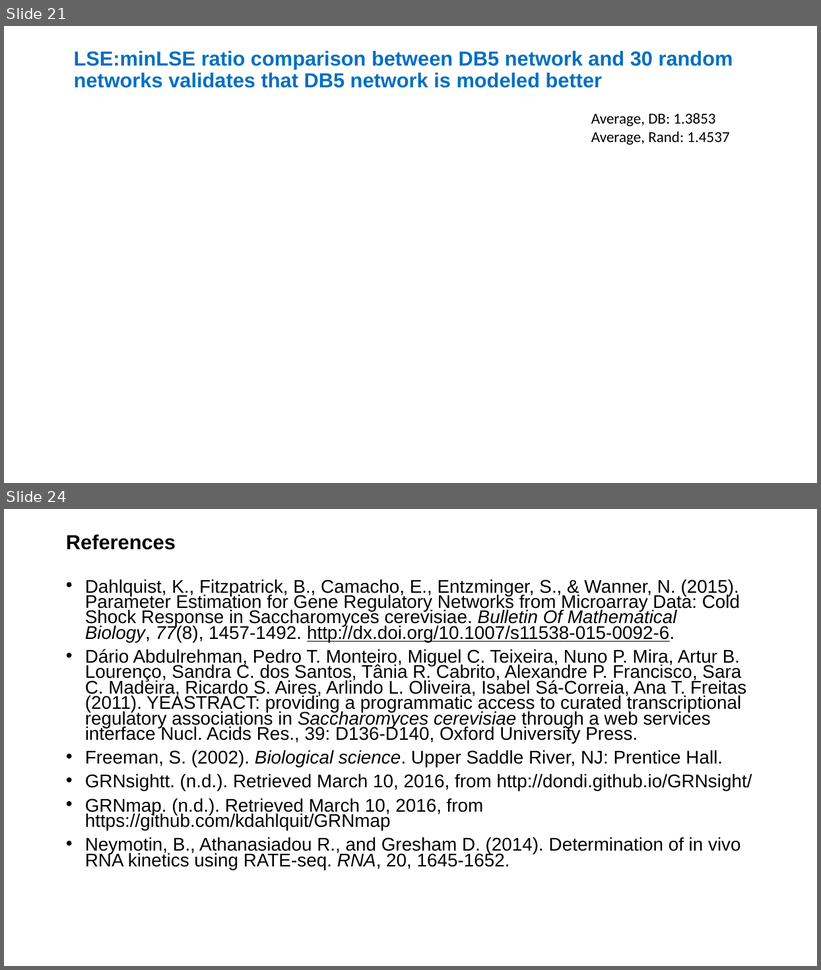
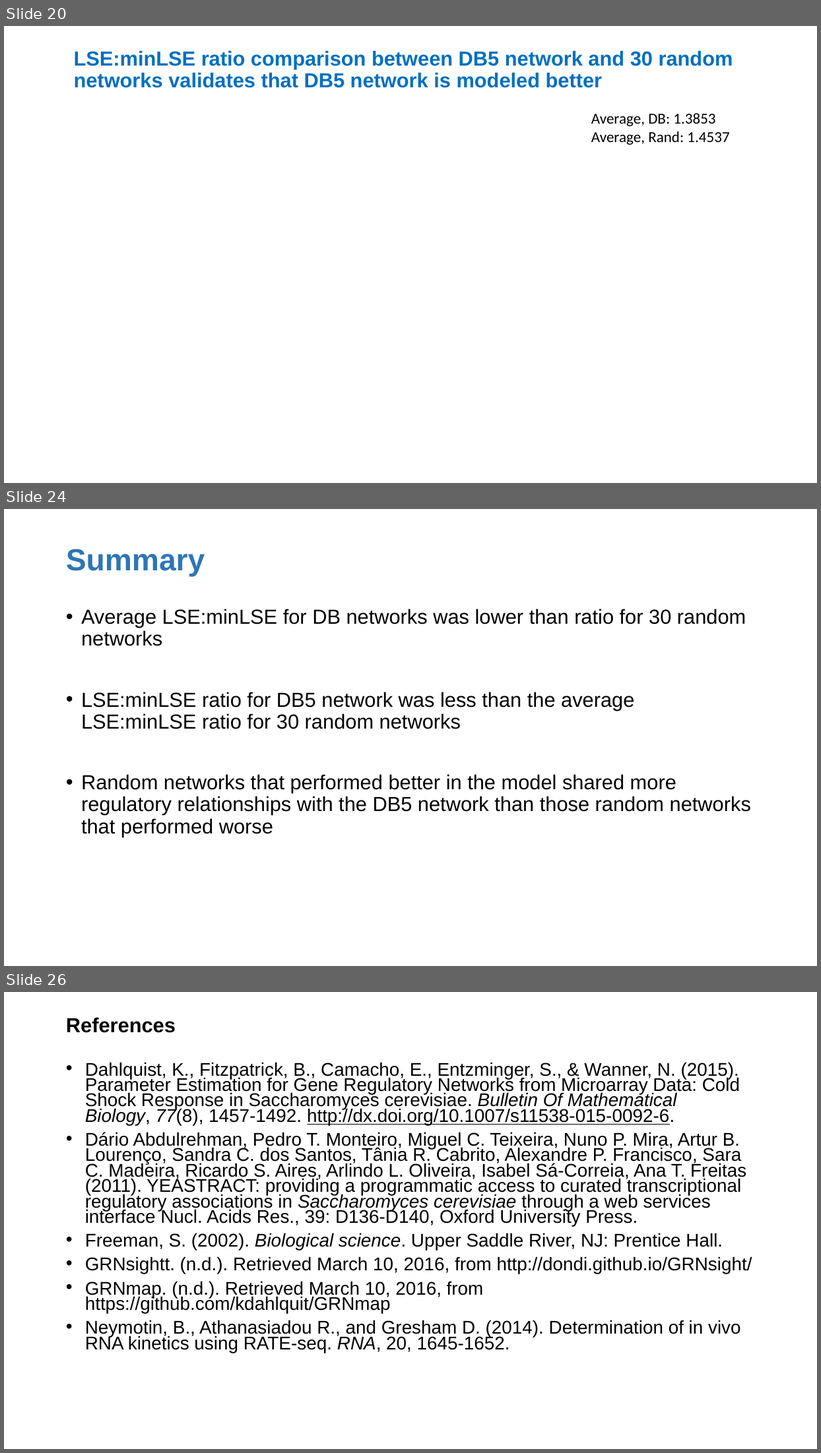
Before and after one commit to kdahlquist/GRNmap, a slide deck: documents/presentations/LMUURS17_NEW.pptx. Shown one above the other, each under a label of ours: slides 21 and 24 before the commit, slides 20, 24 and 26 after it; the slides between them are not shown. The pictures are 821x970 and 821x1453 pixels, drawn with LibreOffice and Linux fonts; fonts in the diff are those of the drawing. Boxes give left, top, right and bottom in pixels: in the first picture for what was removed or moved away, otherwise in the second. Text is boxed around its words. In the diff, an @@ line names an element or a change of style, - is before the commit and + after.

Commit message:
Only need to edit one slide
Edit generation of random network slides

```diff
--- a/documents/presentations/LMUURS17_NEW.pptx
+++ b/documents/presentations/LMUURS17_NEW.pptx
@@ slide 24 added at [4,509,817,966], background #FFFFFF @@
@@ title added at [66,549,205,576], 36 pt, text #2E75B6, bold @@
+Summary
@@ text added at [81,609,751,837], 24 pt, text #000000 @@
+• Average LSE:minLSE for DB networks was lower than ratio for 30 random networks
+• LSE:minLSE ratio for DB5 network was less than the average LSE:minLSE ratio for 30 random networks
+• Random networks that performed better in the model shared more regulatory relationships with the DB5 network than those random networks that performed worse
@@ what was slide 21 is now slide 20 @@
@@ what was slide 24 is now slide 26 @@
```
Also in this commit, not shown: 5 slides changed, 1 other slide added.
